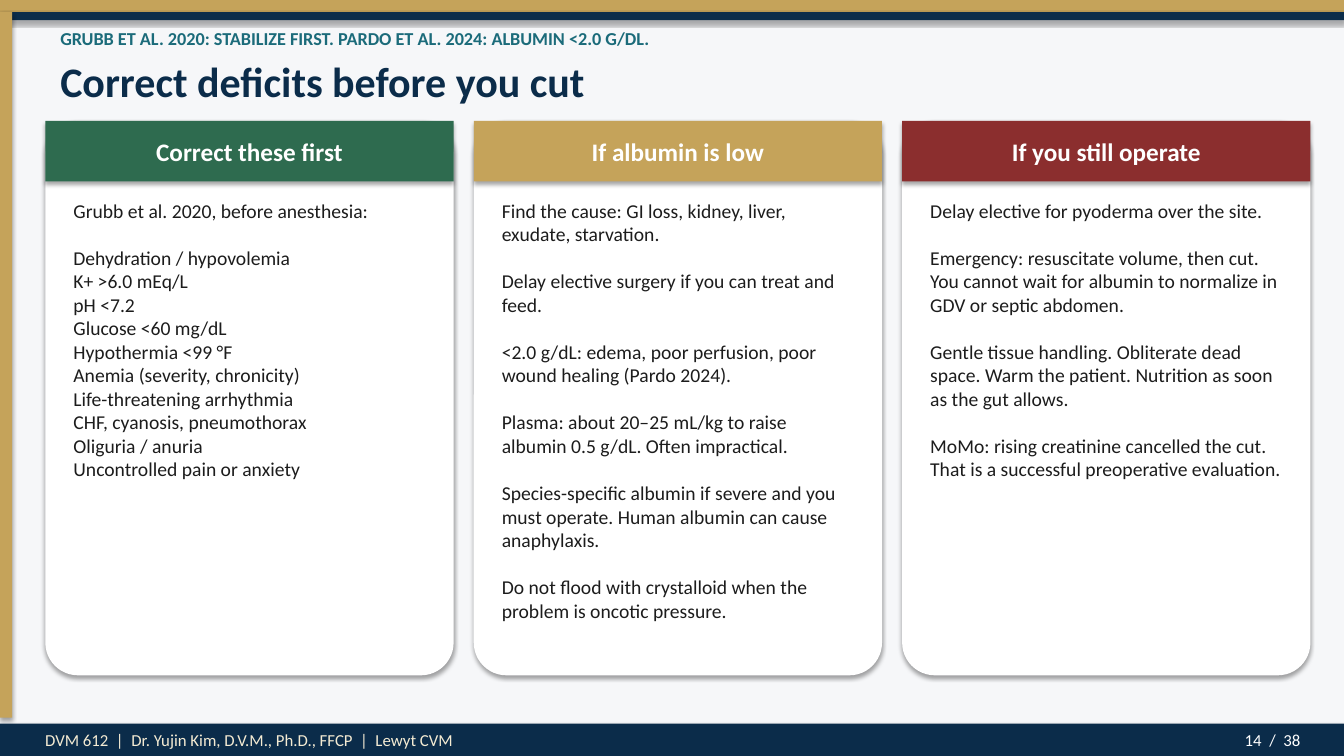
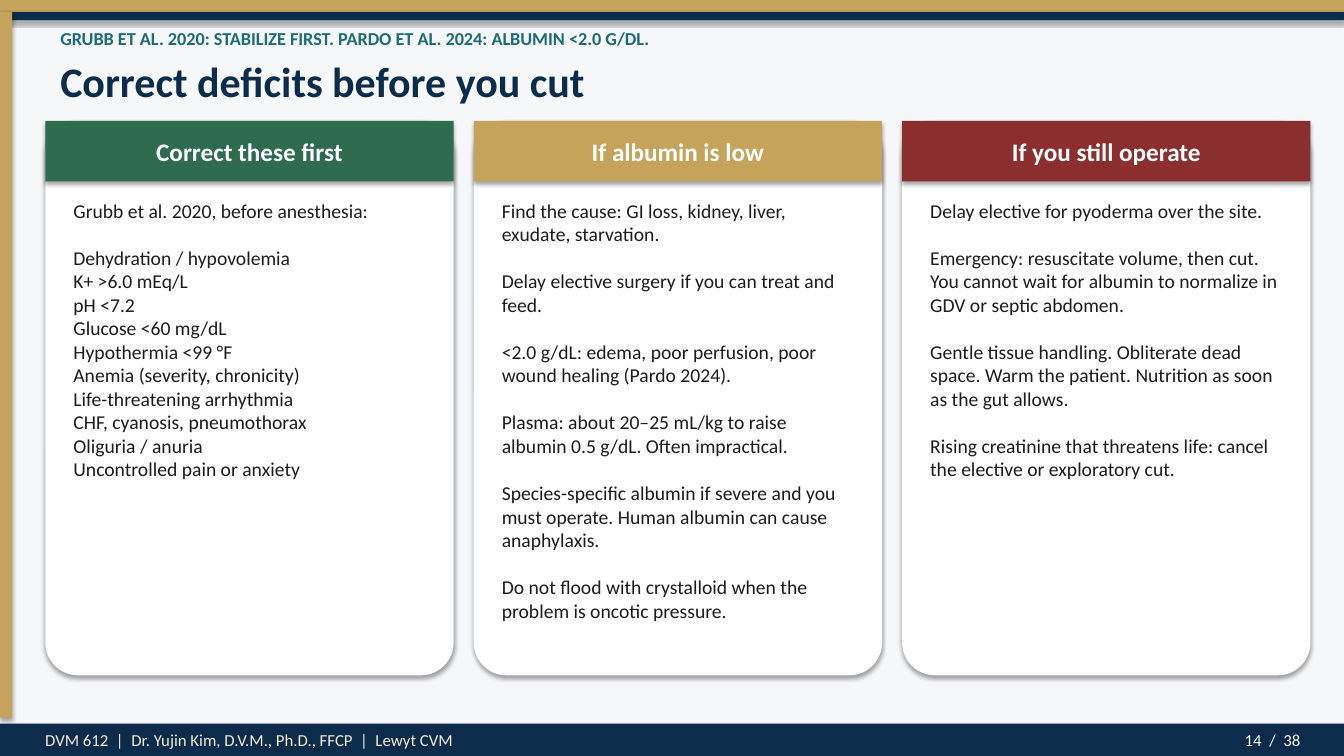
Before and after one commit to drkimvet/happycare, a slide deck: slide 14 of lectures/DVM-612_Week4_Preop_PatientPrep_Postop.pptx. Drawn at 1344x756 pixels with LibreOffice and Linux fonts; fonts in the diff are those of the drawing. Boxes give left, top, right and bottom in pixels: in the first picture for what was removed or moved away, otherwise in the second. Text is boxed around its words. In the diff, an @@ line names an element or a change of style, - is before the commit and + after.

```diff
--- a/lectures/DVM-612_Week4_Preop_PatientPrep_Postop.pptx
+++ b/lectures/DVM-612_Week4_Preop_PatientPrep_Postop.pptx
@@ text at (930, 204, 1277, 479): text changed @@
-Delay elective for pyoderma over the site.
-Emergency: resuscitate volume, then cut. You cannot wait for albumin to normalize in GDV or septic abdomen.
-Gentle tissue handling. Obliterate dead space. Warm the patient. Nutrition as soon as the gut allows.
-MoMo: rising creatinine cancelled the cut. That is a successful preoperative evaluation.
+Delay elective for pyoderma over the site.
+Emergency: resuscitate volume, then cut. You cannot wait for albumin to normalize in GDV or septic abdomen.
+Gentle tissue handling. Obliterate dead space. Warm the patient. Nutrition as soon as the gut allows.
+Rising creatinine that threatens life: cancel the elective or exploratory cut.
```
Also in this commit, not shown: 20 other slides changed, 7 other files.
